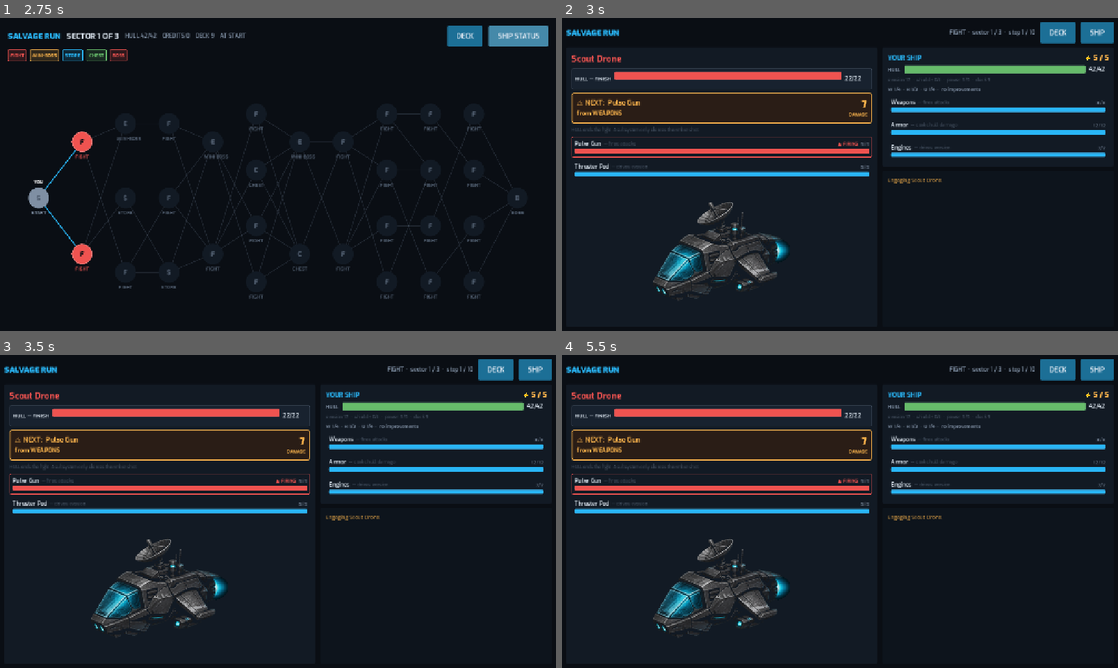
Above: before the commit, frames 1-4 (two rows, left to right).
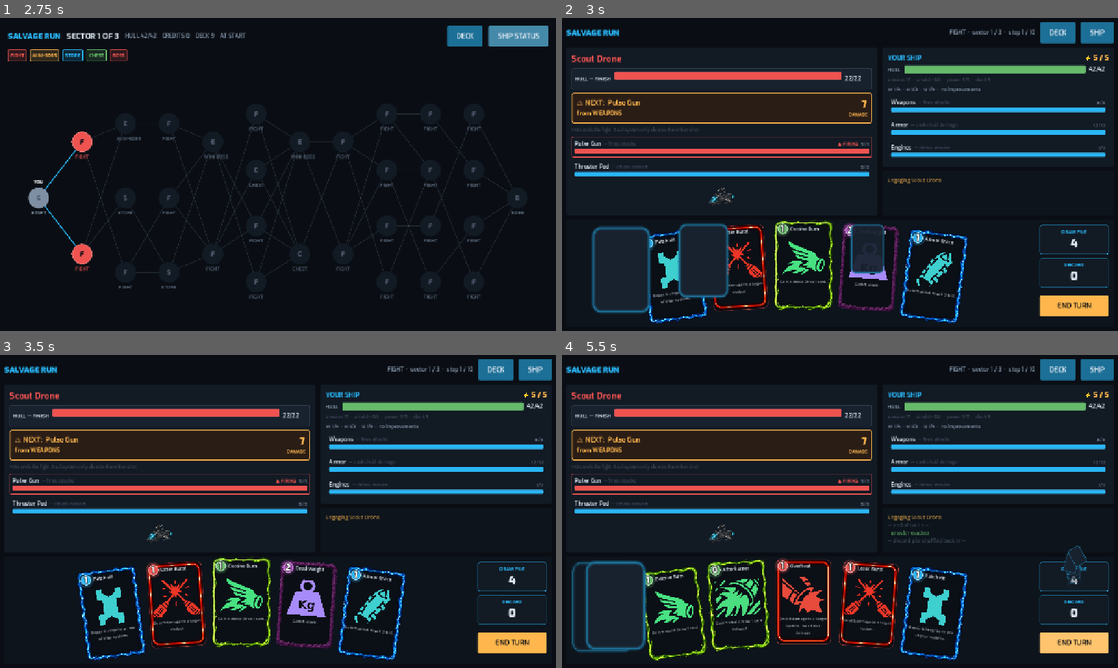
Above: after the commit, the same moments.

Repository: thegliffy/salvage-run
Game: Godot game, scene res://scenes/title.tscn
Two runs of this game, one before a commit and one after it. Both use one fixed random seed, a clock stepped at 60 frames per second and the inputs below.
Inputs (mouse positions are in pixels of both pictures, inside the frame that each line leads up to):
- Up to frame 1 (2.75 s): click "STEAL" at 0.5 s; click "DECK" at 1.25 s; click "SHIP STATUS" at 2 s
- Up to frame 2 (3 s): click "F" at 2.75 s
- Up to frame 3 (3.5 s): no input
- Up to frame 4 (5.5 s): click "DECK" at 3.5 s; click "SHIP" at 4.25 s; click (1073, 642) at 5 s, where only the run after the commit has a clickable "END TURN"

Frame 1 is identical in both runs. In frame 2, 8.3% of the frame differs, in the area x 5-99%, y 54-98%; in frame 3, 8.2%; in frame 4, 9.3%, in the area x 1-99%, y 53-98%.
Error before the commit: Parse Error: Cannot infer the type of "shown" variable because the value doesn't have a set type. (res://src/ui/hand_view.gd:52)

Commit message:
Fix export compile of Hot Swap hand costs
Typed `shown` so Godot 4.7.2 can infer it during release export.
Without an explicit type, combat_screen failed to load and the
Linux build segfaulted entering a fight.

Co-authored-by: thegliffy <thegliffy@users.noreply.github.com>

Diff:
--- a/src/ui/hand_view.gd
+++ b/src/ui/hand_view.gd
@@ -49,7 +49,7 @@
 	for inst in instances:
 		var v := CardView.new()
 		v.setup(inst)
-		var shown := inst.cost()
+		var shown: int = inst.cost()
 		if cost_of.is_valid():
 			shown = int(cost_of.call(inst))
 		v.set_playable(shown <= energy, energy, shown)
